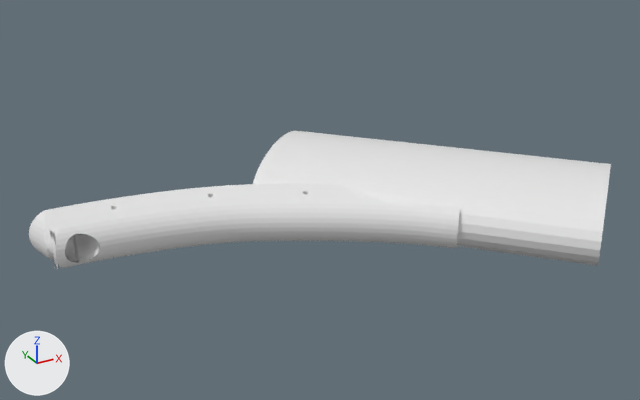
One commit to the Blender file sling/empennage/empennage_fairing_plug.blend: the scene before it, then after it.
The view is the same before and after, from a 50 mm camera at (-84.0, -441.0, 214.0) aimed at (143.0, -28.0, 7.0). The axes (+X, +Y, +Z) are drawn at lower left. The lights are the same throughout.
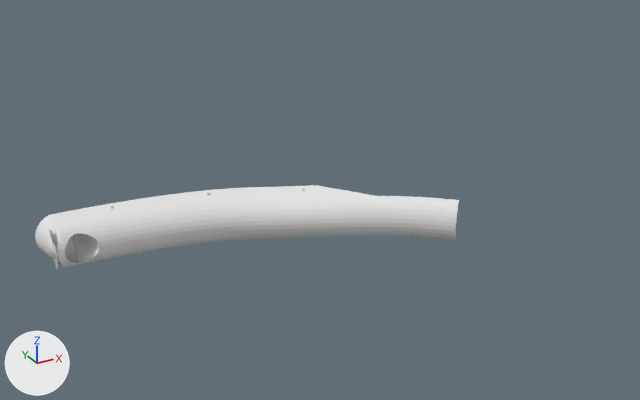
ob_cube_001 is not drawn itself; it is used by a modifier of ob_cylinder.
ob_cylinder_004 is not drawn itself; it is used by a modifier of ob_cube_002.
ob_cylinder_005 is not drawn itself; it is used by a modifier of ob_cylinder.

What changed in the scene script:
```text
Change me_cylinder_001:
    where me_cylinder_001.from_pydata(...)  # 42 vertices, 29 faces; spans x -0.74..1.63, y -1.09..1.1, z -6.55..-4.28
    used by ob_cylinder; location = (-1.1, 4.3, 6.9); scale = (12.5, 12.5, 5.0)
    me_cylinder_001 part 1: all 2 vertices in x 1.63, y 1.1, z -6.55..-4.28 are moved by (-0.34, -0.1, 0.0)
    me_cylinder_001 part 2: all 2 vertices in x 1.63, y -1.09, z -6.55..-4.28 are moved by (-0.34, 0.1, 0.0)
    me_cylinder_001 part 3: all 4 vertices in x 0.15..0.34, y -0.7..-0.69, z -6.55..-4.28 are moved by (0.0, -0.06, 0.0)
    me_cylinder_001 part 4: all 4 vertices in x 0.15..0.34, y 0.69..0.7, z -6.55..-4.28 are moved by (0.0, 0.06, 0.0)
Change me_cylinder_003:
    where me_cylinder_003.from_pydata(...)  # 64 vertices, 34 faces; spans x 0.0..2.0, y -1.0..1.0, z 0.0..2.0
    used by ob_cylinder_002; location = (112.3, 2.4, 0.0); rotation_euler = (1.563, -0.00579, 0.738), in degrees (90, -0.3, 42); scale = (50.0, 23.5, 100.0)
    me_cylinder_003 part 5: the whole mesh is moved by (0.0, 0.02, -1.23)
Add me_cylinder_005:
    me_cylinder_005.from_pydata(...)  # a 32-sided cylinder along z spanning x -0.696..0.696, y 5.267..6.658, z -0.696..0.696
Change cu_beziercurve:
    where _sp = cu_beziercurve.splines.new('BEZIER'); _sp.bezier_points.add(2)
    remove _sp.bezier_points.foreach_set('co', [0.00147, -0.131, 0.0, 2.46, -0.663, 0.0288, 4.574, -1.966, 0.00901])
    remove _sp.bezier_points.foreach_set('handle_left', [-0.706, -0.137, 0.0, 1.858, -0.363, 0.0288, 4.061, -1.506, 0.025])
    remove _sp.bezier_points.foreach_set('handle_right', [0.709, -0.125, 0.0, 3.063, -0.962, 0.0288, 5.087, -2.426, -0.00697])
    add _sp.bezier_points.foreach_set('co', [0.00147, -0.131, 0.0, 2.46, -0.585, 0.0288, 4.574, -1.966, 0.12])
    add _sp.bezier_points.foreach_set('handle_left', [-0.706, -0.137, 0.0, 1.858, -0.285, 0.0288, 4.061, -1.506, 0.136])
    add _sp.bezier_points.foreach_set('handle_right', [0.709, -0.125, 0.0, 3.063, -0.884, 0.0288, 5.087, -2.426, 0.104])
Change ob_cylinder_002:
    ob_cylinder_002.location: (112.3, 2.4, 0.0) -> (195.5, -88.9, 5.0)
    ob_cylinder_002.rotation_euler: (1.563, -0.00579, 0.738) -> (1.563, -0.00579, 0.723)  # degrees (90, -0.3, 42) -> degrees (90, -0.3, 41)
    ob_cylinder_002.scale: (50.0, 23.5, 100.0) -> (50.0, 26.5, 100.0)
    add ob_cylinder_002.hide_set(True)
Change ob_cube_001:
    ob_cube_001.location: (177.8, -39.42, 0.0) -> (182.8, -38.23, 0.0)
    ob_cube_001.rotation_euler: (0.0, 0.0, 0.735) -> (0.0, 0.0, 0.837)  # degrees (0, 0, 42) -> degrees (0, 0, 48)
Change ob_cylinder_004:
    ob_cylinder_004.scale: (14.7, 14.7, 65.3) -> (13.5, 13.5, 65.3)
Add ob_cylinder_005:
    ob_cylinder_005 = bpy.data.objects.new('Cylinder.005', me_cylinder_005)
    ob_cylinder_005.location = (31.3, 7.825, 0.0)
    ob_cylinder_005.scale = (1.5, 1.5, 50.0)
    _m = ob_cylinder_005.modifiers.new('Array', 'ARRAY')
    _m.count = 3
    _m.relative_offset_displace = (25.02, 0.0, 0.0)
    _m = ob_cylinder_005.modifiers.new('Curve', 'CURVE')
    _m.object = ob_beziercurve
    ob_cylinder_005.hide_set(True)
```

Changed parts and their boxes [x1, y1, x2, y2] in the pictures (640 x 400 px; the box of a moved part takes in the faces that stretch with it):
'Cylinder.002', hidden
    before: [253, 131, 611, 266]
'Cylinder', reshaped, mesh moved
    before: [29, 184, 461, 270]
    after: [35, 185, 459, 270]
part 1 of me_cylinder_001, moved or reshaped
    before: [44, 184, 374, 224]
    after: [49, 185, 354, 224]
part 4 of me_cylinder_001, moved or reshaped
    before: [46, 197, 382, 266]
    after: [49, 192, 375, 270]
